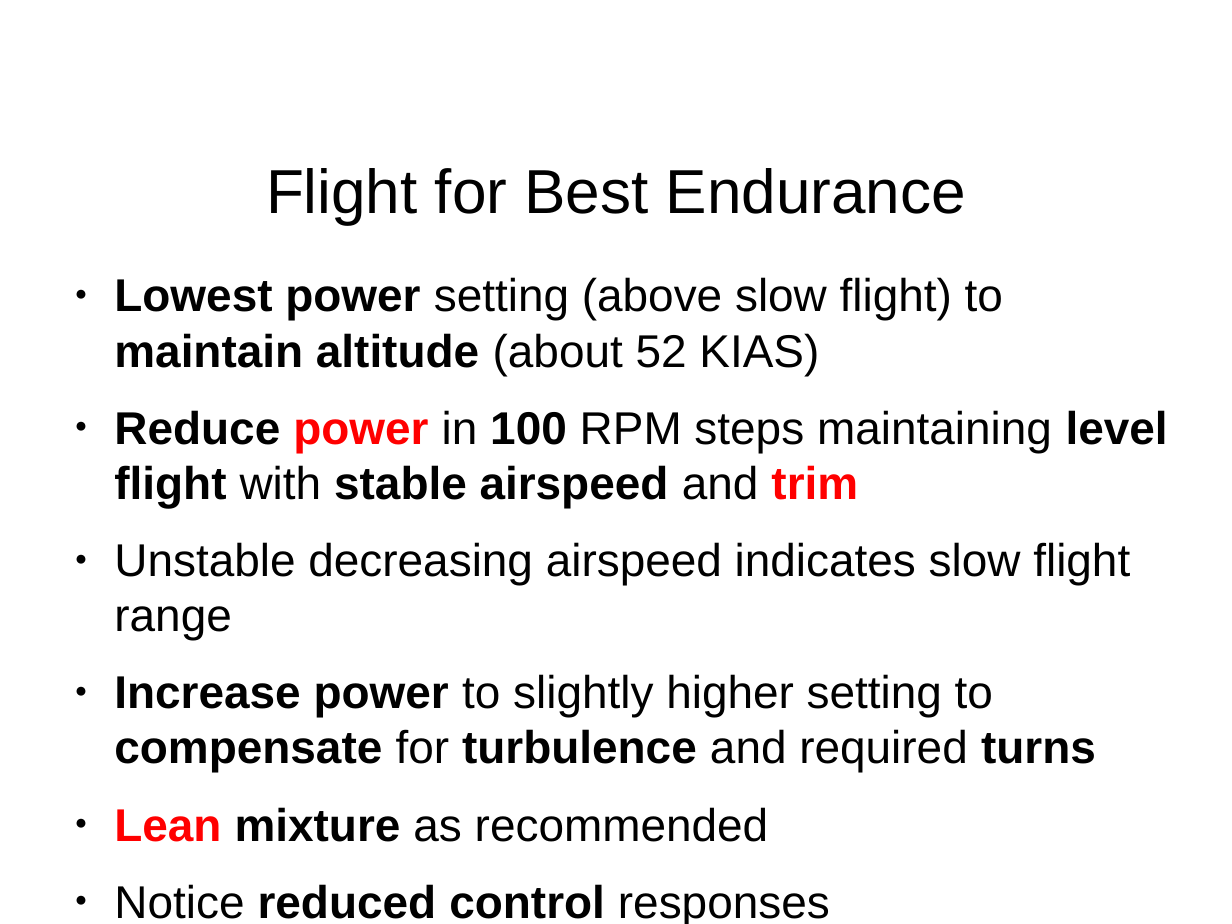
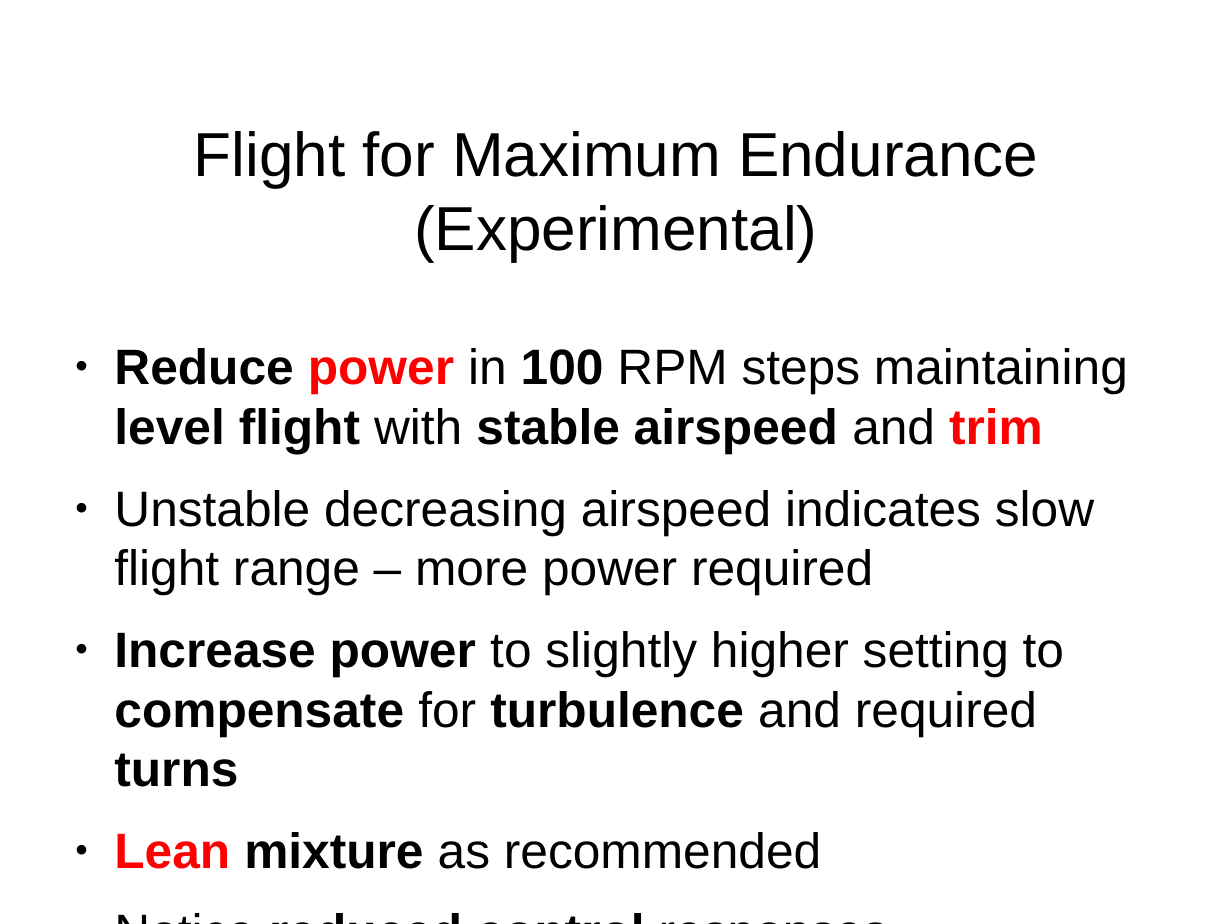
Before and after one commit to stephanheinemann/flight, a slide deck: slide 14 of FI/RangeAndEndurance/RangeAndEndurance.odp (slide 13 before the commit). Drawn at 1232x924 pixels with LibreOffice and Linux fonts; fonts in the diff are those of the drawing; background and template pictures are left out. Boxes give left, top, right and bottom in pixels: in the first picture for what was removed or moved away, otherwise in the second. Text is boxed around its words. In the diff, an @@ line names an element or a change of style, - is before the commit and + after.

Commit message:
improved range and endurance presentation

```diff
--- a/FI/RangeAndEndurance/RangeAndEndurance.odp
+++ b/FI/RangeAndEndurance/RangeAndEndurance.odp
@@ title at box(194, 131, 1038, 262): text changed @@
-Flight for Best Endurance
+Flight for Maximum Endurance (Experimental)
@@ text at box(114, 277, 1003, 376): paragraph removed @@
-● Lowest power setting (above slow flight) to maintain altitude (about 52 KIAS)
@@ text "Reduce power in 100 RPM ...": place and size @@
-text "Reduce power in 100 RPM ..." at box(114, 277, 1168, 842)
+text "Reduce power in 100 RPM ..." at box(114, 348, 1128, 869)
@@ text at box(114, 348, 1128, 869): size 29.6 to 32 pt in "Reduce power in 100 RPM steps maintaining ...", "Increase power to slightly higher setting to ...", "Lean mixture as recommended", "Notice reduced control responses" @@
@@ text at box(114, 490, 1094, 595): text changed; size 29.6 to 32 pt @@
-● Unstable decreasing airspeed indicates slow flight range
+● Unstable decreasing airspeed indicates slow flight range – more power required
```
Also in this commit, not shown: 5 other slides changed, 1 slide added, 1 other file.
